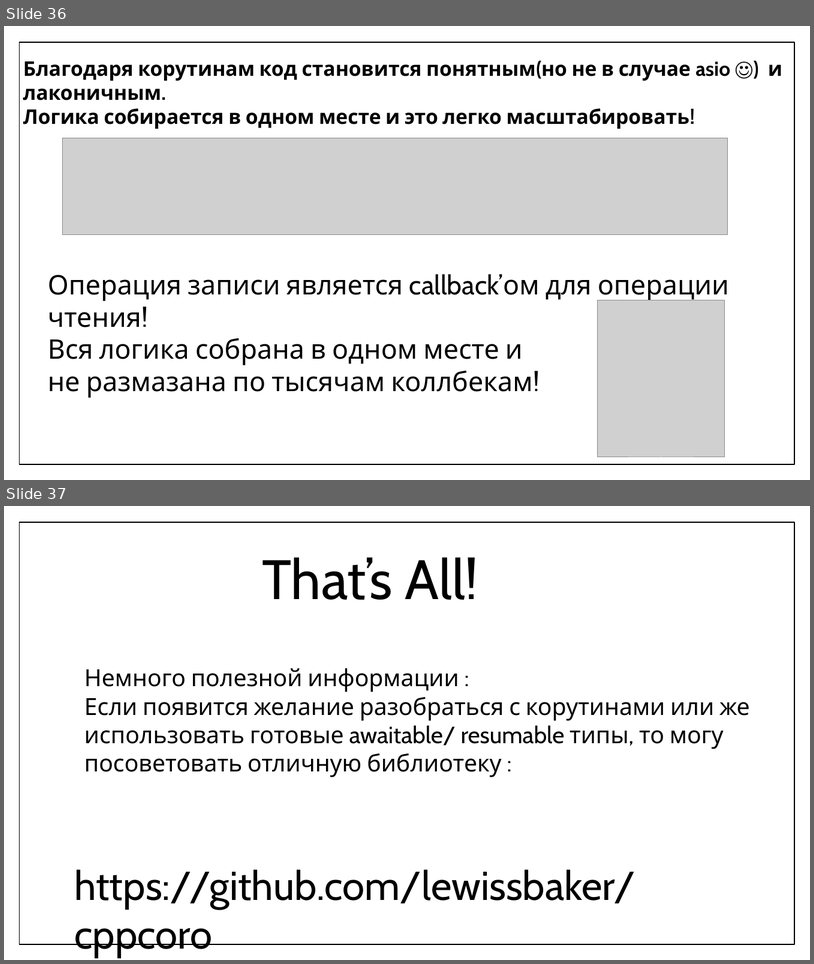
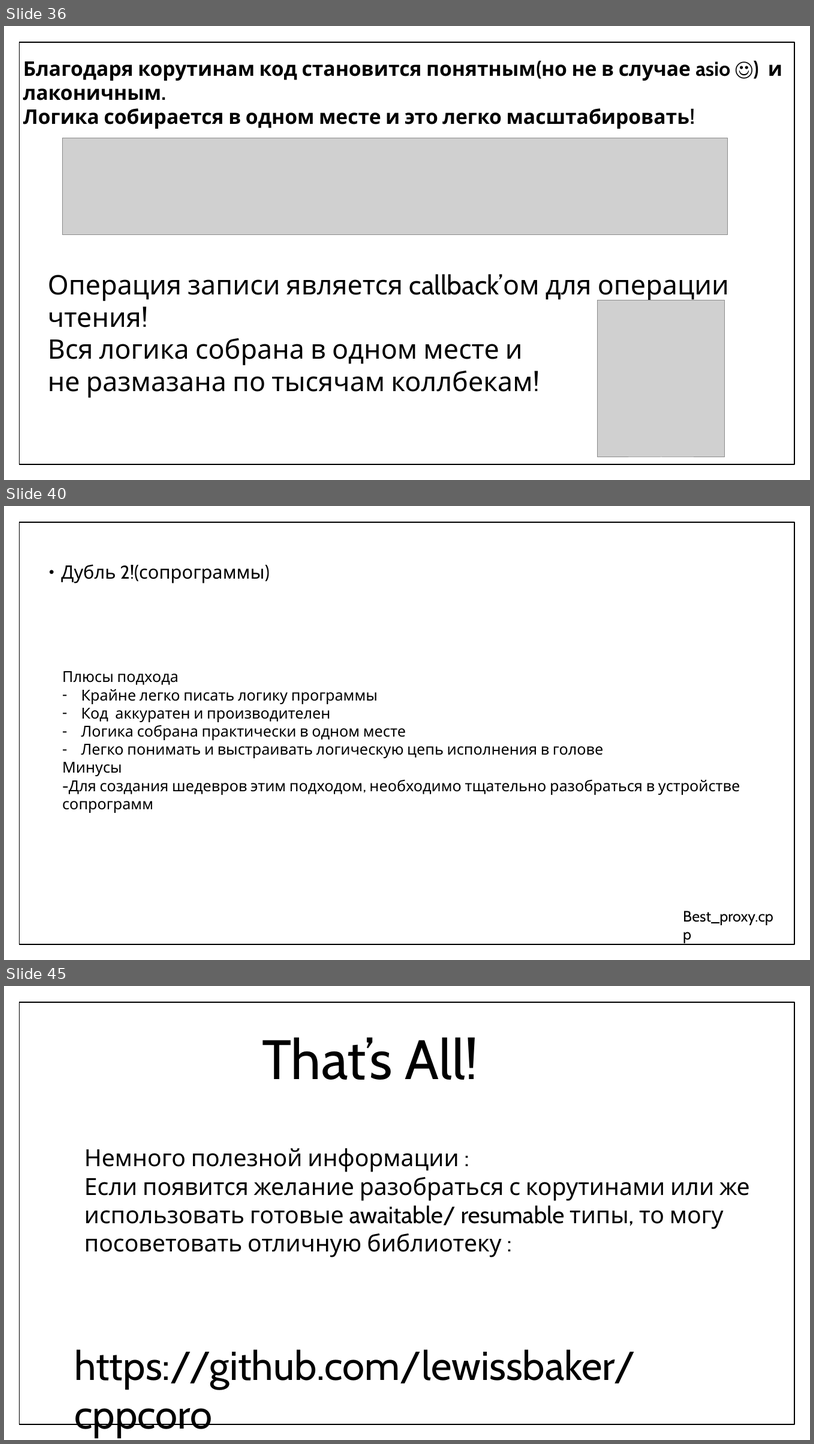
Before and after one commit to f0rmul/presentations, a slide deck: coro_present/coro.pptx. Shown one above the other, each under a label of ours: slides 36 and 37 before the commit, slides 36, 40 and 45 after it; the slides between them are not shown. The pictures are 814x964 and 814x1444 pixels, drawn with LibreOffice and Linux fonts; fonts in the diff are those of the drawing; grey boxes stand for pictures. Boxes give left, top, right and bottom in pixels: in the first picture for what was removed or moved away, otherwise in the second. Text is boxed around its words. In the diff, an @@ line names an element or a change of style, - is before the commit and + after.

```diff
--- a/coro_present/coro.pptx
+++ b/coro_present/coro.pptx
@@ slide 40 added at <box>4,506,810,960</box>, background #FFFFFF; not listed: 1 template element that a slide beside it also shows @@
@@ text added at <box>61,564,265,583</box>, 22 pt, text #000000 @@
+• Дубль 2!(сопрограммы)
@@ text added at <box>62,671,740,795</box>, 18 pt, text #000000 @@
+Плюсы подхода
+– Крайне легко писать логику программы
+– Код аккуратен и производителен
+– Логика собрана практически в одном месте
+– Легко понимать и выстраивать логическую цепь исполнения в голове
+Минусы
+-Для создания шедевров этим подходом, необходимо тщательно разобраться в устройстве сопрограмм
@@ text added at <box>683,910,774,925</box>, 18 pt, text #000000 @@
+Best_proxy.cpp
@@ what was slide 37 is now slide 45 @@
```
Also in this commit, not shown: 7 other slides added, 2 other files.
